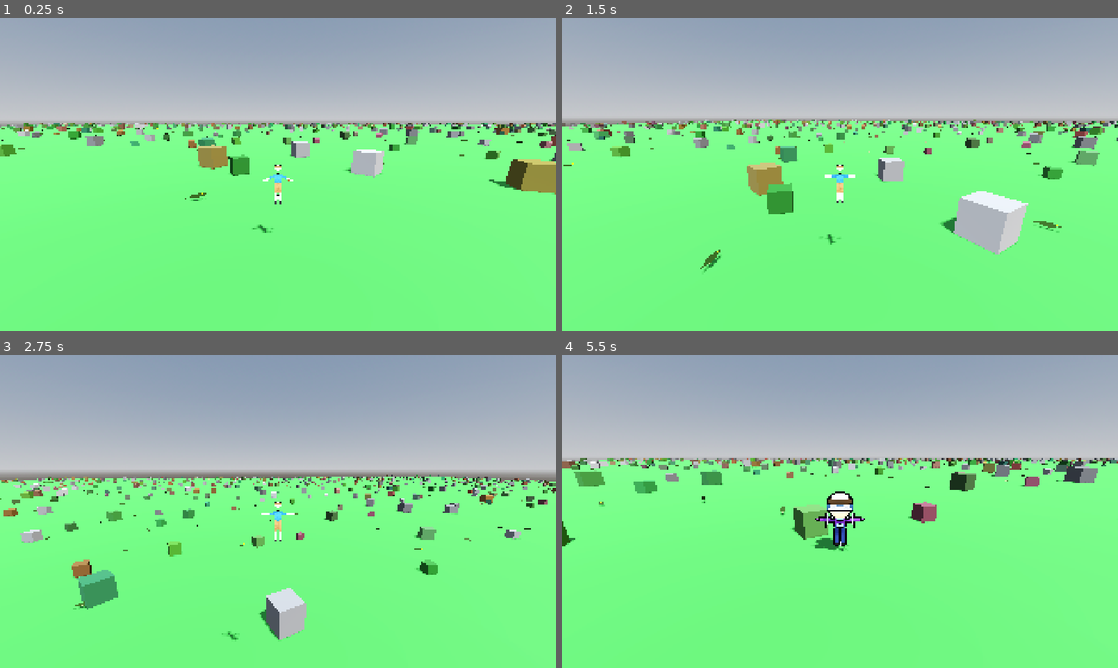
Above: before the commit, frames 1-4 (two rows, left to right).
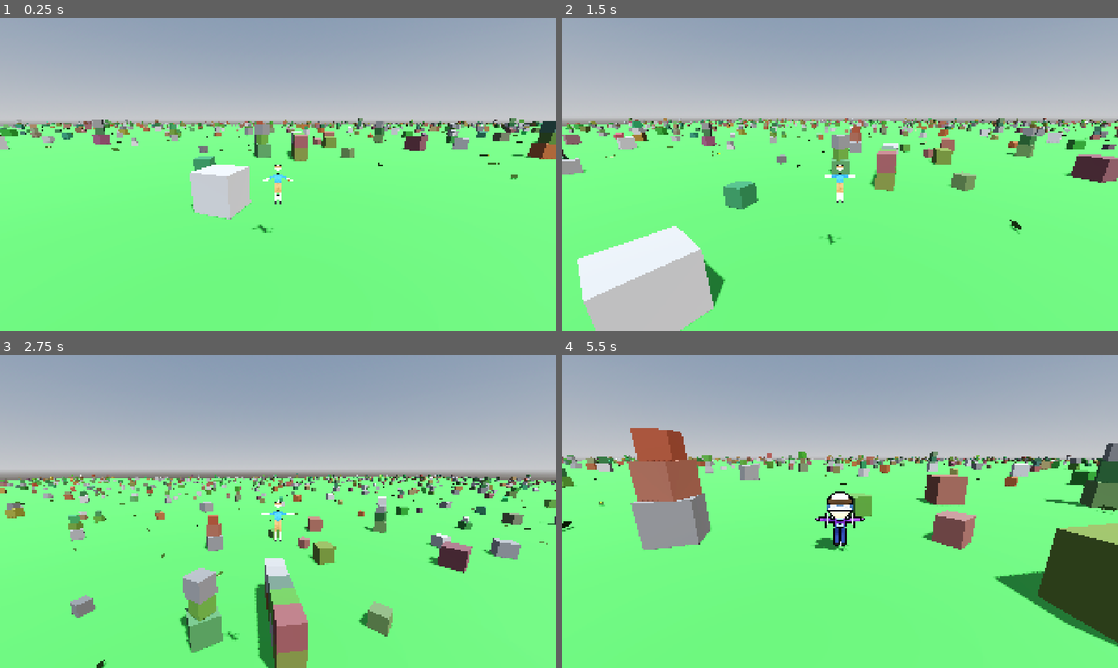
Above: after the commit, the same moments.

Repository: korjavin/godot-test1
Game: Godot game, scene res://scenes/main.tscn
Same seed, same stepped clock (60 frames per second), same inputs: the game is played once before the commit and once after it.
Inputs (mouse positions are in pixels of both pictures, inside the frame that each line leads up to):
- Up to frame 1 (0.25 s): no input
- Up to frame 2 (1.5 s): move the mouse to (867, 174) at 0.52 s; hold Shift (run) 0.53-1.28 s; hold W (move_forward) from 0.53 s (still down); tap Space (jump) at 0.77, 1.07 s; move the mouse to (812, 174) at 1.27 s; tap Ctrl (duck) at 1.35 s
- Up to frame 3 (2.75 s): keep holding W (move_forward); tap Space (jump) at 1.52, 1.82 s; tap Shift (run) at 1.55 s; move the mouse to (289, 505) at 2.02 s; hold Shift (run) from 2.03 s (still down)
- Up to frame 4 (5.5 s): keep holding W (move_forward); move the mouse to (834, 517) at 2.77 s; release Shift (run) at 2.78 s; tap R (switch_character) at 2.85 s; tap Space (jump) at 3.02, 3.32, 3.77, 4.07, 4.52, 4.82 s; tap Shift (run) at 3.05, 4.55 s; move the mouse to (878, 514) at 3.52 s; hold Shift (run) 3.53-4.28 s; move the mouse to (795, 508) at 4.27 s; tap Ctrl (duck) at 4.35 s; move the mouse to (845, 511) at 5.02 s; hold Shift (run) from 5.03 s (still down)

The runs differ from the first frame. In frame 1, 8.8% of the frame differs, in the area x 0-100%, y 32-65%; in frame 2, 18%, in the area x 0-100%, y 32-100%; in frame 3, 14%; in frame 4, 17%.

Commit message:
Add walls and stacked blocks to terrain; keep crocodiles out of blocks
Chunks now sometimes (wall_chance) contain a wall — a line of touching
blocks the player must run around — and scattered blocks occasionally get
smaller blocks stacked into little towers (stack_chance). Block creation
is extracted into a shared create_block() helper used by scatter, stacks
and walls.

spawn_objects_in_chunk now returns each block's footprint, and the
crocodile spawner rejects positions within min_object_clearance of a
block, so crocodiles no longer spawn partially buried inside one.

Diff:
--- a/scripts/endless_terrain.gd
+++ b/scripts/endless_terrain.gd
@@ -44,6 +44,21 @@
 @export var object_size_min: float = 1.0
 @export var object_size_max: float = 2.5
 
+## Chance (0..1) that a chunk contains a wall — a line of blocks the player has
+## to run around. Kept low so walls show up only "sometimes", not every chunk.
+@export var wall_chance: float = 0.35
+
+## How many blocks long a wall is (random between min and max).
+@export var wall_min_length: int = 4
+@export var wall_max_length: int = 7
+
+## Chance (0..1) that a scattered block gets extra blocks stacked on top of it,
+## so the terrain occasionally has little towers instead of only single cubes.
+@export var stack_chance: float = 0.25
+
+## Maximum number of extra blocks stacked on top of a stacked block.
+@export var stack_max_extra: int = 2
+
 ## Enable/disable crocodile spawning on terrain
 @export var spawn_crocodiles: bool = true
 
@@ -53,6 +68,10 @@
 
 ## Minimum distance between crocodiles (in meters)
 @export var min_crocodile_spacing: float = 3.0
+
+## How much clear space (in meters) to keep between a crocodile and the nearest
+## block. This stops crocodiles from spawning partially buried inside blocks.
+@export var min_object_clearance: float = 1.5
 
 # ============================================================================
 # SECTION 2: INTERNAL STATE
@@ -237,20 +256,25 @@
 	add_child(mesh_instance)
 	active_chunks[chunk_pos] = mesh_instance
 
-	# Spawn objects in this chunk if enabled
+	# Spawn objects in this chunk if enabled. This returns the footprint of every
+	# block placed (walls included) so crocodiles can avoid spawning inside them.
+	var obstacles: Array = []
 	if spawn_objects:
-		spawn_objects_in_chunk(chunk_pos, mesh_instance)
+		obstacles = spawn_objects_in_chunk(chunk_pos, mesh_instance)
 
 	# Spawn crocodiles in this chunk if enabled
 	if spawn_crocodiles:
-		spawn_crocodiles_in_chunk(chunk_pos, mesh_instance)
-
-func spawn_objects_in_chunk(chunk_pos: Vector2i, parent_chunk: MeshInstance3D) -> void:
-	"""
-	Spawns random objects (cubes) within a terrain chunk.
+		spawn_crocodiles_in_chunk(chunk_pos, mesh_instance, obstacles)
+
+func spawn_objects_in_chunk(chunk_pos: Vector2i, parent_chunk: MeshInstance3D) -> Array:
+	"""
+	Spawns blocks within a terrain chunk: scattered cubes, the occasional little
+	stack/tower, and — sometimes — a wall the player has to run around.
 
 	@param chunk_pos: Chunk coordinates for seeded random generation
 	@param parent_chunk: The chunk mesh to attach objects to
+	@return Array of obstacle footprints ({ "pos": Vector3, "radius": float }) so
+	        the crocodile spawner can keep its NPCs out of the blocks.
 
 	EDUCATIONAL NOTE:
 	- We use chunk coordinates as a seed for deterministic randomness
@@ -264,11 +288,18 @@
 	var rng := RandomNumberGenerator.new()
 	rng.seed = seed_value
 
-	# Calculate the world position of this chunk's corner
-	var chunk_world_pos := chunk_to_world(chunk_pos)
+	# Half the chunk width — handy for keeping things inside the chunk bounds.
 	var half_chunk := chunk_size / 2.0
 
-	# Store positions of spawned objects to check spacing
+	# Footprints of every block we place, returned so crocodiles can avoid them.
+	var obstacles: Array = []
+
+	# Occasionally lay down a wall first, so scattered blocks can be placed around
+	# it (the scatter loop below checks against these footprints).
+	if rng.randf() < wall_chance:
+		spawn_wall(rng, parent_chunk, half_chunk, obstacles)
+
+	# Store positions of scattered objects to check spacing between them
 	var spawned_positions: Array[Vector3] = []
 
 	# Try to spawn objects with proper spacing
@@ -285,79 +316,154 @@
 		var random_z := rng.randf_range(-half_chunk + margin, half_chunk - margin)
 		var object_pos := Vector3(random_x, 0, random_z)
 
-		# Check if this position is far enough from existing objects
+		# Check if this position is far enough from other scattered objects...
 		var valid_position := true
 		for existing_pos in spawned_positions:
 			if object_pos.distance_to(existing_pos) < min_object_spacing:
 				valid_position = false
 				break
 
+		# ...and not sitting on top of a wall block we placed above.
+		if valid_position:
+			for ob in obstacles:
+				if Vector2(random_x - ob.pos.x, random_z - ob.pos.z).length() < min_object_spacing:
+					valid_position = false
+					break
+
 		if not valid_position:
 			continue
 
-		# Create the object
-		var object_instance := MeshInstance3D.new()
-		object_instance.name = "Object_%d" % spawned_positions.size()
-
-		# Create a cube mesh with random size
-		var cube_mesh := BoxMesh.new()
+		# Base block sits on the ground.
 		var size := rng.randf_range(object_size_min, object_size_max)
-		cube_mesh.size = Vector3(size, size, size)
-
-		# Create a material with random color variations
-		var object_material := StandardMaterial3D.new()
-		# Generate earthy/natural colors (browns, grays, dark greens)
-		var color_choice := rng.randi_range(0, 2)
-		match color_choice:
-			0:  # Brown rocks
-				object_material.albedo_color = Color(
-					rng.randf_range(0.3, 0.5),
-					rng.randf_range(0.2, 0.4),
-					rng.randf_range(0.1, 0.3)
-				)
-			1:  # Gray stones
-				var gray := rng.randf_range(0.3, 0.6)
-				object_material.albedo_color = Color(gray, gray, gray)
-			2:  # Dark green (mossy)
-				object_material.albedo_color = Color(
-					rng.randf_range(0.1, 0.3),
-					rng.randf_range(0.3, 0.5),
-					rng.randf_range(0.1, 0.3)
-				)
-
-		object_material.roughness = rng.randf_range(0.7, 1.0)
-		cube_mesh.material = object_material
-
-		object_instance.mesh = cube_mesh
-
-		# Position relative to chunk (parent will handle world positioning)
-		# Add half the size to Y so cube sits on ground instead of halfway through
-		object_pos.y = size / 2.0
-		object_instance.position = object_pos
-
-		# Add slight random rotation for variety
-		object_instance.rotation.y = rng.randf_range(0, TAU)
-
-		# Add collision so player can't walk through objects
-		var static_body := StaticBody3D.new()
-		var collision_shape := CollisionShape3D.new()
-		var box_shape := BoxShape3D.new()
-		box_shape.size = Vector3(size, size, size)
-		collision_shape.shape = box_shape
-
-		static_body.add_child(collision_shape)
-		object_instance.add_child(static_body)
-
-		# Add to chunk (so it gets removed when chunk is removed)
-		parent_chunk.add_child(object_instance)
+		create_block(parent_chunk, Vector3(random_x, size / 2.0, random_z), size, rng.randf_range(0, TAU), rng)
 		spawned_positions.append(object_pos)
-
-func spawn_crocodiles_in_chunk(chunk_pos: Vector2i, parent_chunk: MeshInstance3D) -> void:
+		obstacles.append({ "pos": Vector3(random_x, 0, random_z), "radius": size * 0.71 })
+
+		# Sometimes stack a few smaller blocks on top to make a little tower.
+		if rng.randf() < stack_chance:
+			var stack_count := rng.randi_range(1, stack_max_extra)
+			var top_y := size  # current height of the top surface of the stack
+			for i in stack_count:
+				# Each block up the stack is a bit smaller, so towers taper and
+				# the random yaw doesn't make them overhang awkwardly.
+				var stack_size := size * rng.randf_range(0.6, 0.85)
+				create_block(parent_chunk, Vector3(random_x, top_y + stack_size / 2.0, random_z), stack_size, rng.randf_range(0, TAU), rng)
+				top_y += stack_size
+
+	return obstacles
+
+func spawn_wall(rng: RandomNumberGenerator, parent_chunk: MeshInstance3D, half_chunk: float, obstacles: Array) -> void:
+	"""
+	Build a single wall — a straight line of touching blocks the player must run
+	around — somewhere inside the chunk.
+
+	@param rng: The chunk's seeded RNG (so the wall is deterministic)
+	@param parent_chunk: The chunk mesh to attach the wall blocks to
+	@param half_chunk: Half the chunk width, for bounds
+	@param obstacles: Footprint list to append each wall block to (for crocodiles)
+	"""
+	# Uniform block size so the wall reads as one solid line.
+	var block_size := rng.randf_range(1.6, 2.4)
+	# Step slightly less than the block size so neighbours overlap — no gaps.
+	var step := block_size * 0.98
+	var length := rng.randi_range(wall_min_length, wall_max_length)
+
+	# Run the wall along X or along Z.
+	var along_x := rng.randf() < 0.5
+	var margin := 2.0
+	var limit := half_chunk - margin
+
+	# Distance from the first block centre to the last. Trim the wall if it would
+	# be longer than the chunk can hold.
+	var span := (length - 1) * step
+	if span > 2.0 * limit:
+		length = int(floor((2.0 * limit) / step)) + 1
+		span = (length - 1) * step
+
+	# Pick where the wall starts along its axis, and its fixed perpendicular coord.
+	var start := rng.randf_range(-limit, limit - span)
+	var fixed := rng.randf_range(-limit, limit)
+
+	for i in length:
+		var along := start + i * step
+		var x := along if along_x else fixed
+		var z := fixed if along_x else along
+
+		# Wall blocks are axis-aligned (yaw 0) so they sit flush against each other.
+		create_block(parent_chunk, Vector3(x, block_size / 2.0, z), block_size, 0.0, rng)
+		obstacles.append({ "pos": Vector3(x, 0, z), "radius": block_size * 0.71 })
+
+		# Now and then double a section up so the wall isn't a uniform single row.
+		if rng.randf() < 0.3:
+			create_block(parent_chunk, Vector3(x, block_size + block_size / 2.0, z), block_size, 0.0, rng)
+
+func create_block(parent_chunk: MeshInstance3D, center_pos: Vector3, size: float, yaw: float, rng: RandomNumberGenerator) -> void:
+	"""
+	Create one cube block (mesh + earthy material + box collision) and parent it
+	to the chunk. Shared by the scattered blocks, the stacked towers and the walls.
+
+	@param parent_chunk: The chunk mesh to attach the block to
+	@param center_pos: Block centre position, local to the chunk (Y is the centre,
+	                    so pass size/2 to sit a block on the ground)
+	@param size: Cube edge length
+	@param yaw: Y rotation in radians (0 for walls so they line up; random for scatter)
+	@param rng: The chunk's seeded RNG, used for the random material colour
+	"""
+	var object_instance := MeshInstance3D.new()
+
+	# Create a cube mesh at the requested size
+	var cube_mesh := BoxMesh.new()
+	cube_mesh.size = Vector3(size, size, size)
+
+	# Create a material with random earthy/natural colours (browns, grays, mossy)
+	var object_material := StandardMaterial3D.new()
+	var color_choice := rng.randi_range(0, 2)
+	match color_choice:
+		0:  # Brown rocks
+			object_material.albedo_color = Color(
+				rng.randf_range(0.3, 0.5),
+				rng.randf_range(0.2, 0.4),
+				rng.randf_range(0.1, 0.3)
+			)
+		1:  # Gray stones
+			var gray := rng.randf_range(0.3, 0.6)
+			object_material.albedo_color = Color(gray, gray, gray)
+		2:  # Dark green (mossy)
+			object_material.albedo_color = Color(
+				rng.randf_range(0.1, 0.3),
+				rng.randf_range(0.3, 0.5),
+				rng.randf_range(0.1, 0.3)
+			)
+
+	object_material.roughness = rng.randf_range(0.7, 1.0)
+	cube_mesh.material = object_material
+	object_instance.mesh = cube_mesh
+
+	# Position (local to the chunk) and orient the block.
+	object_instance.position = center_pos
+	object_instance.rotation.y = yaw
+
+	# Add collision so the player (and crocodiles) can't walk through the block.
+	var static_body := StaticBody3D.new()
+	var collision_shape := CollisionShape3D.new()
+	var box_shape := BoxShape3D.new()
+	box_shape.size = Vector3(size, size, size)
+	collision_shape.shape = box_shape
+
+	static_body.add_child(collision_shape)
+	object_instance.add_child(static_body)
+
+	# Add to chunk (so it gets removed when chunk is removed)
+	parent_chunk.add_child(object_instance)
+
+func spawn_crocodiles_in_chunk(chunk_pos: Vector2i, parent_chunk: MeshInstance3D, obstacles: Array = []) -> void:
 	"""
 	Spawns crocodile NPCs within a terrain chunk.
 
 	@param chunk_pos: Chunk coordinates for seeded random generation
 	@param parent_chunk: The chunk mesh to attach crocodiles to
+	@param obstacles: Block footprints to keep crocodiles out of, so they don't
+	                  spawn partially buried inside a block (see spawn_objects_in_chunk)
 
 	EDUCATIONAL NOTE:
 	- Crocodiles are spawned dynamically with the terrain
@@ -401,6 +507,16 @@
 				valid_position = false
 				break
 
+		# Also reject positions that overlap a block, so crocodiles never spawn
+		# partially inside one. We compare horizontal distance against the block's
+		# footprint radius plus a clearance margin.
+		if valid_position:
+			for ob in obstacles:
+				var horizontal := Vector2(crocodile_pos.x - ob.pos.x, crocodile_pos.z - ob.pos.z).length()
+				if horizontal < ob.radius + min_object_clearance:
+					valid_position = false
+					break
+
 		if not valid_position:
 			continue
 
